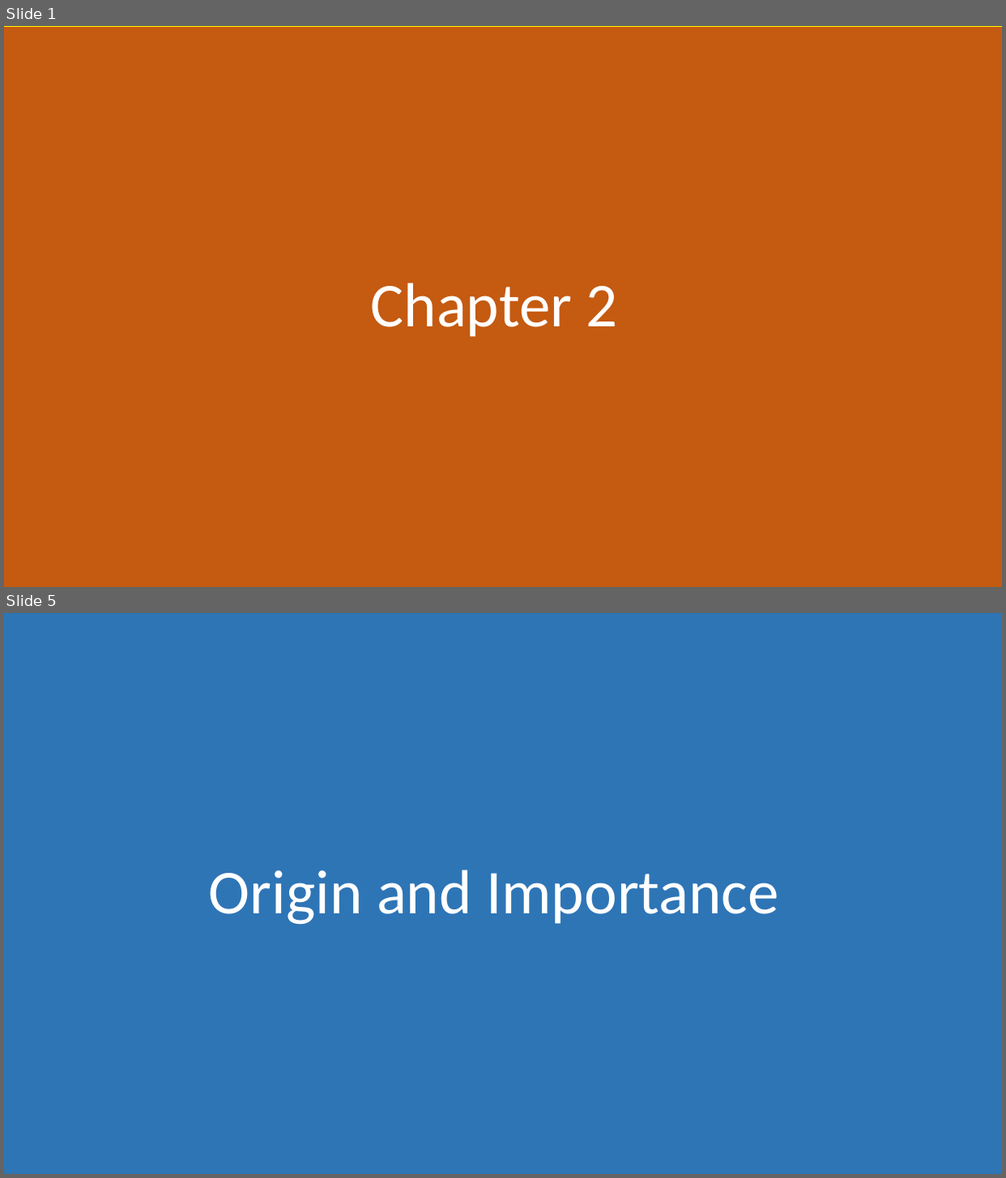
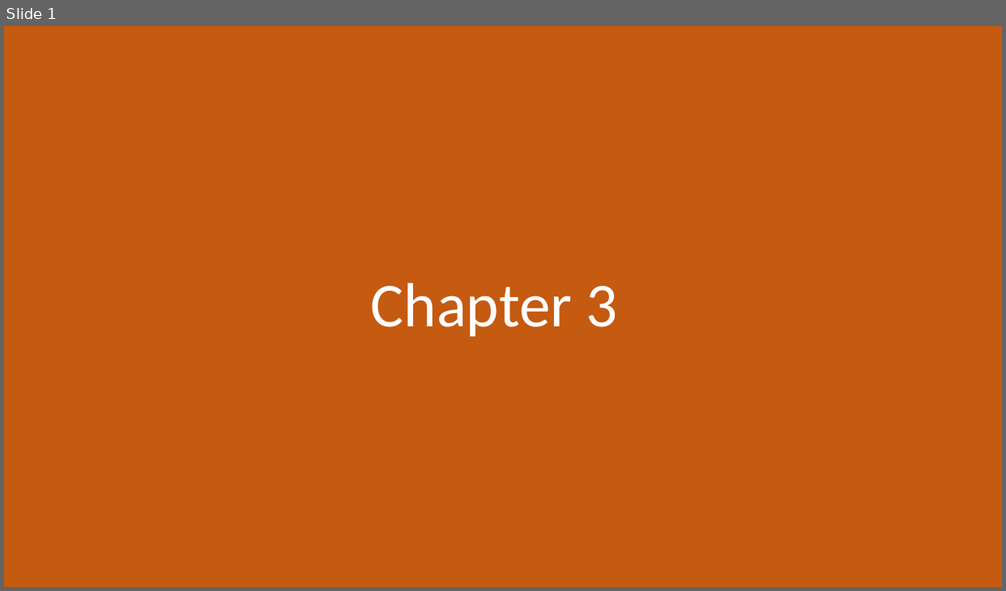
Before and after one commit to morkkis/PWD, a slide deck: presentations/chapter-1/Practical Web Dev.pptx. Shown one above the other, each under a label of ours: slides 1 and 5 before the commit, slide 1 after it; the slides between them are not shown. The pictures are 1006x1178 and 1006x591 pixels, drawn with LibreOffice and Linux fonts; fonts in the diff are those of the drawing. Boxes give left, top, right and bottom in pixels: in the first picture for what was removed or moved away, otherwise in the second. Text is boxed around its words. In the diff, an @@ line names an element or a change of style, - is before the commit and + after.

Commit message:
replace steps - css chapter with js chapter

```diff
--- a/presentations/chapter-1/Practical Web Dev.pptx
+++ b/presentations/chapter-1/Practical Web Dev.pptx
@@ slide 5 removed at (4,613,1002,1174), background #FFFFFF @@
@@ rectangle removed at (4,613,1002,1174) @@
@@ title removed at (209,870,779,925) @@
-Origin and Importance
@@ slide 1 changed as well @@
@@ rectangle at (4,26,1002,587): outline #FFFF00 0.5 pt to none @@
@@ title at (371,283,618,337): text changed @@
-Chapter 2
+Chapter 3
```
Also in this commit, not shown: 2 other slides changed, 27 slides added, 16 other slides removed, 7 other files.
